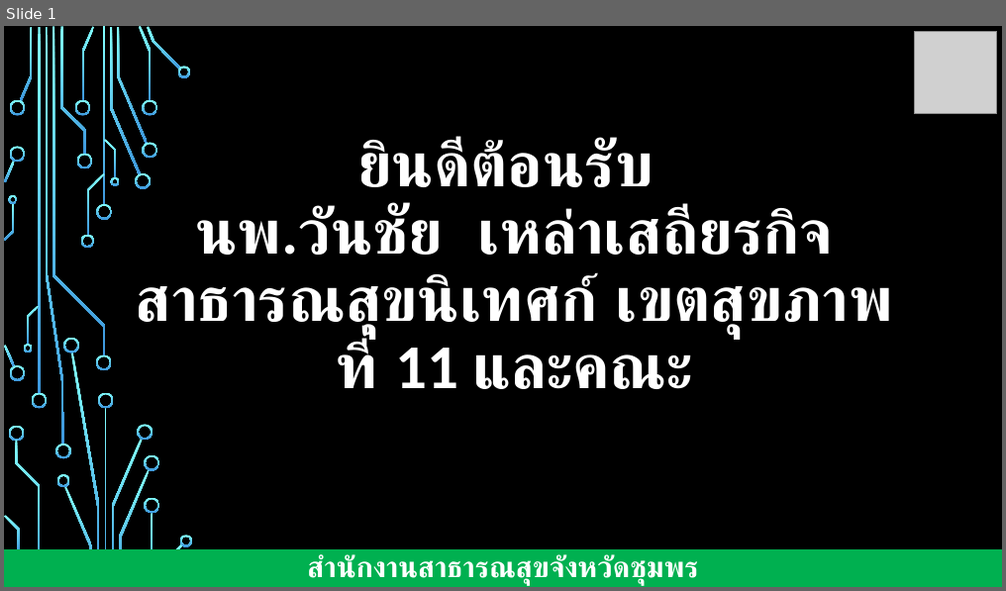
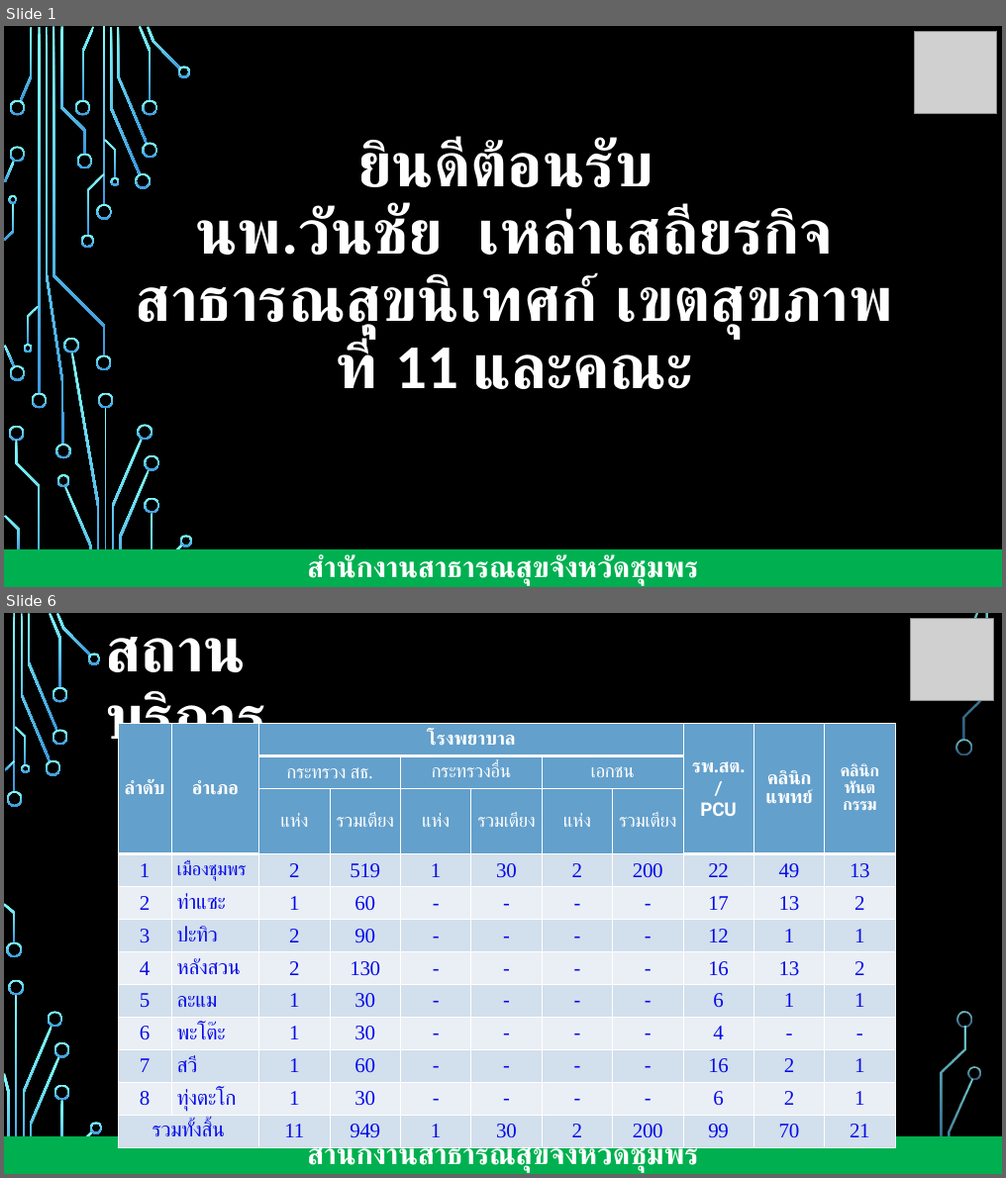
Before and after one commit to joblackpoc/Jobs_SSJ, a slide deck: นิเทศก์/นิเทศก์ชุมพร.pptx. Shown one above the other, each under a label of ours: slide 1 before the commit, slides 1 and 6 after it; the slides between them are not shown. The pictures are 1006x591 and 1006x1178 pixels, drawn with LibreOffice and Linux fonts; fonts in the diff are those of the drawing; grey boxes stand for pictures; background and template pictures are left out. Boxes give left, top, right and bottom in pixels: in the first picture for what was removed or moved away, otherwise in the second. Text is boxed around its words. In the diff, an @@ line names an element or a change of style, - is before the commit and + after.

```diff
--- a/นิเทศก์/นิเทศก์ชุมพร.pptx
+++ b/นิเทศก์/นิเทศก์ชุมพร.pptx
@@ slide 6 added at (4,613,1002,1174), background picture (left out) @@
@@ picture added at (911,618,994,701) @@
@@ title added at (105,690,267,757), 60 pt, text #FFFFFF, bold @@
+สถานบริการ
@@ table added at (118,724,893,1142), 12 rows, 11 columns @@
+ลำดับ | อำเภอ | โรงพยาบาล |  |  |  |  |  | รพ.สต./ / PCU | คลินิกแพทย์ | คลินิก / ทันตกรรม
+ |  | กระทรวง สธ. |  | กระทรวงอื่น |  | เอกชน |  |  |  | 
+ |  | แห่ง | รวมเตียง | แห่ง | รวมเตียง | แห่ง | รวมเตียง |  |  | 
+1 | เมืองชุมพร | 2 | 519 | 1 | 30 | 2 | 200 | 22 | 49 | 13
+2 | ท่าแซะ | 1 | 60 | - | - | - | - | 17 | 13 | 2
+3 | ปะทิว | 2 | 90 | - | - | - | - | 12 | 1 | 1
+4 | หลังสวน | 2 | 130 | - | - | - | - | 16 | 13 | 2
+5 | ละแม | 1 | 30 | - | - | - | - | 6 | 1 | 1
+6 | พะโต๊ะ | 1 | 30 | - | - | - | - | 4 | - | -
+7 | สวี | 1 | 60 | - | - | - | - | 16 | 2 | 1
+8 | ทุ่งตะโก | 1 | 30 | - | - | - | - | 6 | 2 | 1
+รวมทั้งสิ้น |  | 11 | 949 | 1 | 30 | 2 | 200 | 99 | 70 | 21
@@ rectangle added at (4,1137,1002,1174), fill #00B050, 28 pt, text #FFFFFF, bold @@
+สำนักงานสาธารณสุขจังหวัดชุมพร
@@ group added at (4,613,988,1174): 31 freeform shapes, 3 rectangles @@
```
Also in this commit, not shown: 3 slides changed, 10 other slides added, 13 other files.
